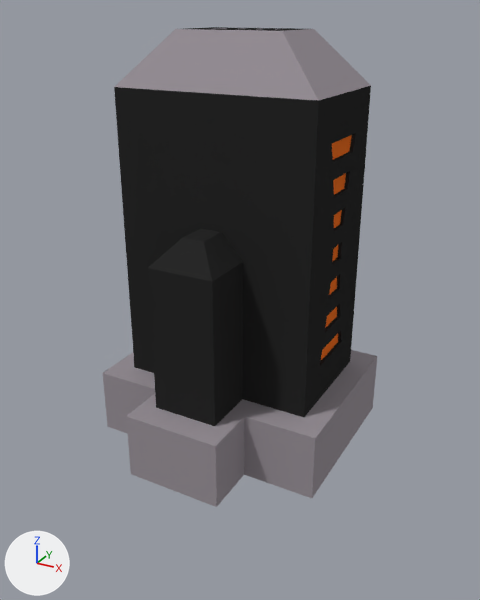
The Blender file Assets/Models/PrintDrivePort.blend as it was, and as the next commit left it.
Both versions are drawn from a 50 mm camera at (1.28, -2.36, 0.07) aimed at (0.04, -0.11, -1.05). Every picture has the same lights, and +X, +Y and +Z are marked at lower left.

Before the edit, the objects in view are built like this:
```python
me_cube = bpy.data.meshes.new('Cube')
me_cube.from_pydata(...)  # 288 vertices, 226 faces; spans x -0.51..0.51, y -0.61..0.36, z -1.71..0.0
# faces by material slot: [21, 6, 31, 168]
me_cube.materials.append(mat_screen)  # orange #e76e26
me_cube.materials.append(mat_energy)  # cyan #00bbb9
me_cube.materials.append(mat_metal)  # grey #9b939a
me_cube.materials.append(mat_rubber)  # black #2a2a2a
# before: 56 (-0.51, -0.38, -1.71) at pixel (107, 426), 57 (-0.51, 0.36, -1.71), 58 (0.51, 0.36, -1.71) at pixel (372, 407), 59 (0.51, -0.38, -1.71) at pixel (312, 498), 232 (-0.21, -0.38, -1.71)
# before: 233 (0.21, -0.38, -1.71) at pixel (244, 474), 240 (-0.21, -0.61, -1.71) at pixel (130, 474), 241 (0.21, -0.61, -1.71) at pixel (216, 507)
ob_body = bpy.data.objects.new('Body', me_cube)
ob_body.location = (0.0, 0.0, 0.0)
```
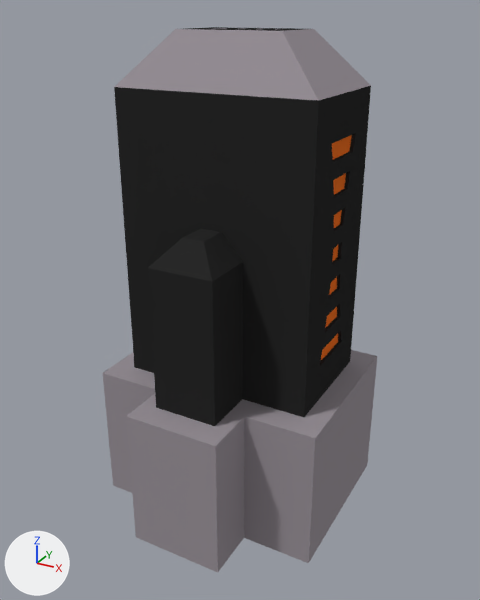
The change in detail:
me_cube has 288 vertices, 226 faces and spans x -0.51..0.51, y -0.61..0.36, z -1.71..0.0.
me_cube is used by ob_body; location (0.0, 0.0, 0.0).
Part 1, on me_cube:
Vertices 56 to 59, 232, 233, 240, 241 of me_cube move by (0.0, 0.0, -0.34).

Where the change shows, as pixel boxes [x1, y1, x2, y2] in the pictures (480 x 600 px; the box of a moved part takes in the faces that stretch with it):
'Body', reshaped (14% taller): before [103, 27, 377, 507]; after [103, 27, 377, 573]
part 1 of me_cube, moved or reshaped: before [103, 357, 377, 507]; after [103, 357, 377, 573]
